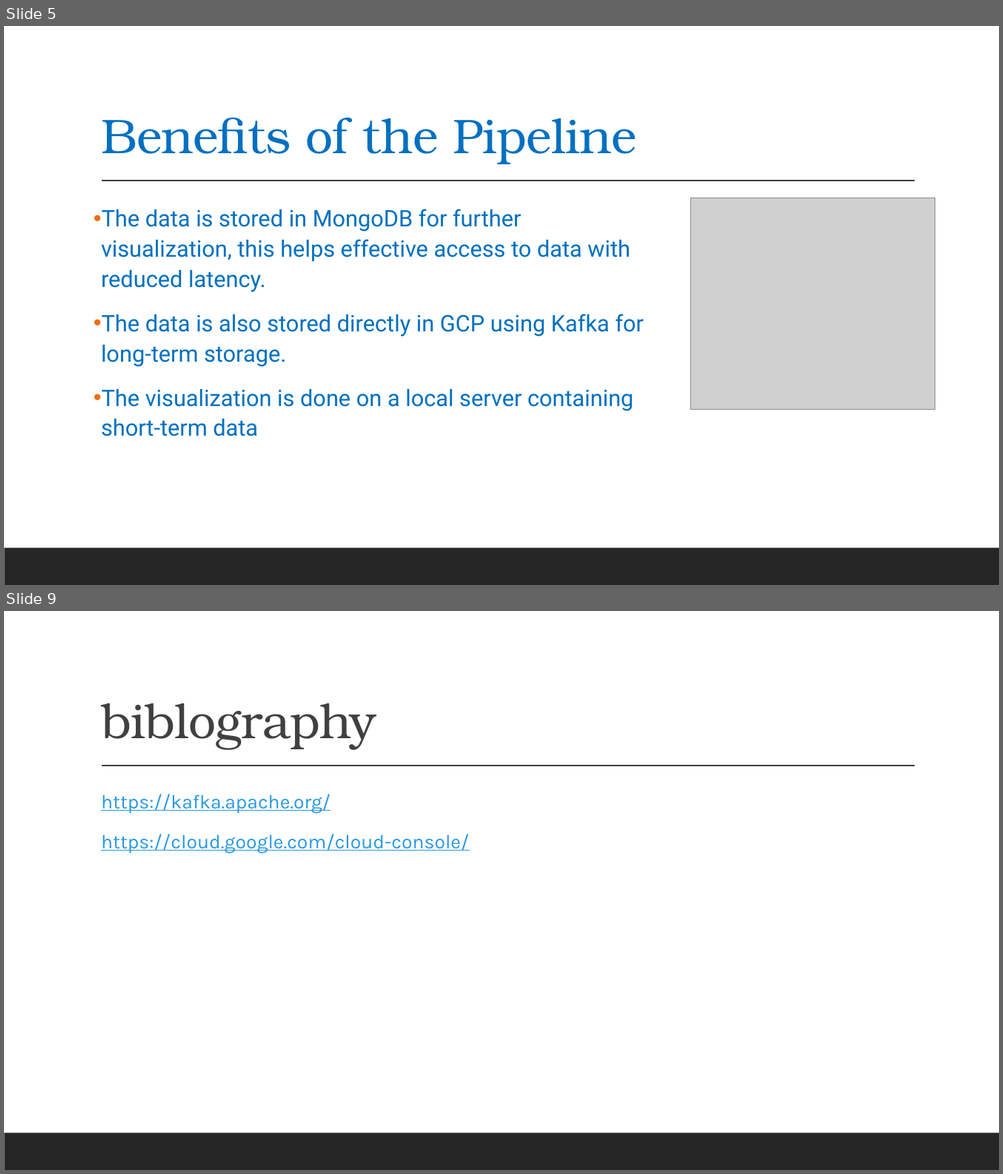
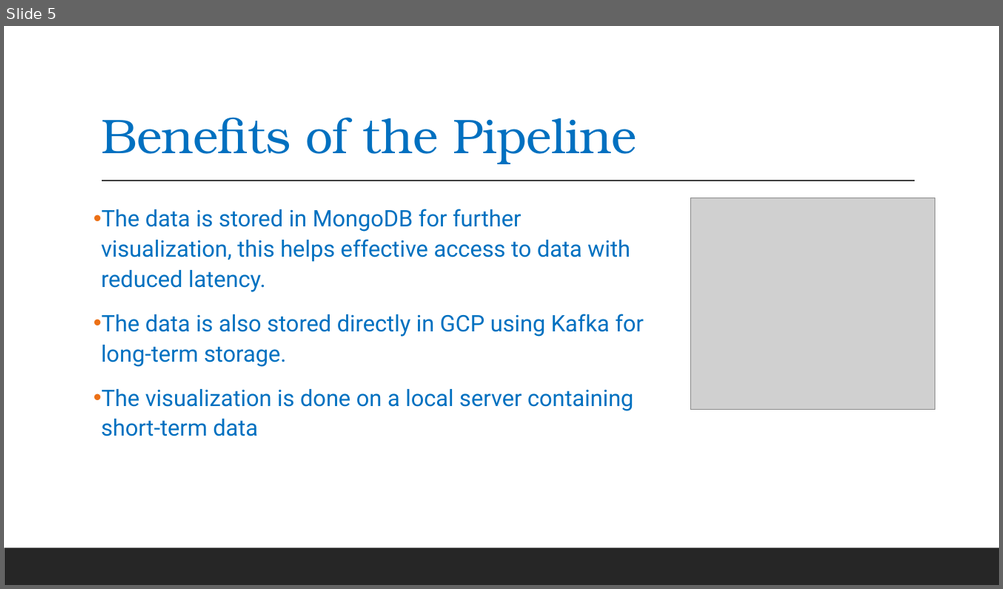
Before and after one commit to Rohaan28/Data_Engineering_Project, a slide deck: Data Engineering 2.pptx. Shown one above the other, each under a label of ours: slides 5 and 9 before the commit, slide 5 after it; the slides between them are not shown. The pictures are 1003x1174 and 1003x589 pixels, drawn with LibreOffice and Linux fonts; fonts in the diff are those of the drawing; grey boxes stand for pictures. Boxes give left, top, right and bottom in pixels: in the first picture for what was removed or moved away, otherwise in the second. Text is boxed around its words. In the diff, an @@ line names an element or a change of style, - is before the commit and + after.

```diff
--- a/Data Engineering 2.pptx
+++ b/Data Engineering 2.pptx
@@ slide 9 removed at (x1=4, y1=611, x2=999, y2=1170), background #FFFFFF; not listed: 2 template elements that a slide beside it also shows @@
@@ title removed at (x1=101, y1=703, x2=376, y2=750) @@
-biblography
@@ text removed at (x1=101, y1=794, x2=469, y2=854) @@
-  https://kafka.apache.org/
-  https://cloud.google.com/cloud-console/
```
Also in this commit, not shown: 3 slides changed, 4 slides added, 1 other slide removed.
